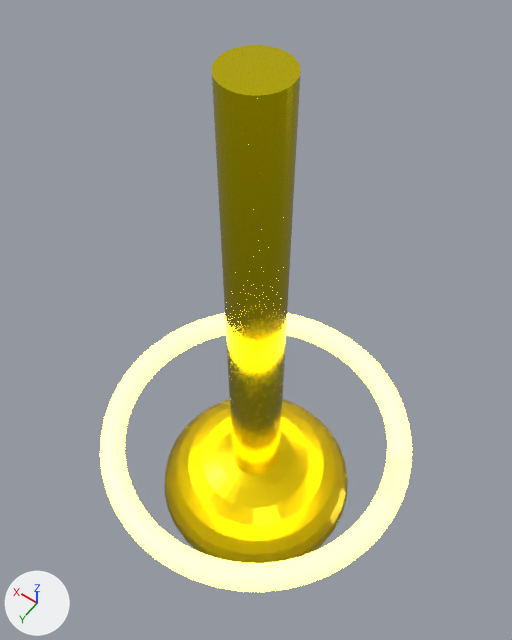
One commit to the glTF model Assets/Models/GoldenPlunger.glb: the scene before it, then after it.
Before and after are seen from a camera (50 mm lens) standing at (19.503, 0.696, 1.146) and looking at (20.043, -0.06, -0.042). Arrows for +X, +Y and +Z are at lower left; the lights stay in place. Where no turn or scale is listed for an object, it has been applied to the vertices.

In view in the first picture: 'Plunger_Cup', 'Plunger_GlowRing', 'Plunger_Handle'.
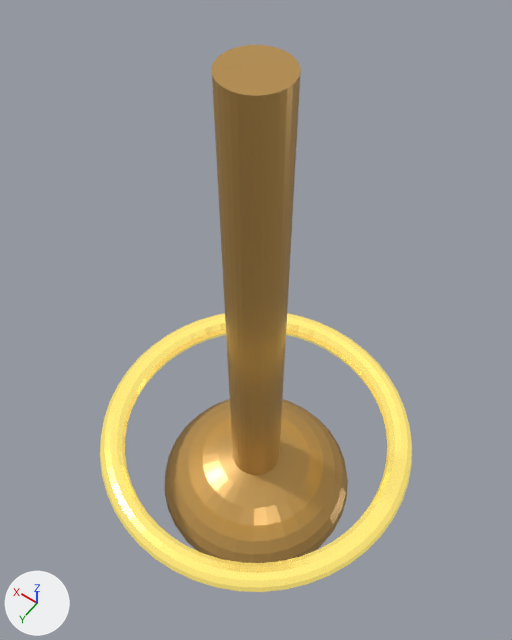
The newer file is also turned or shifted as a whole; pictures and numbers use the older file's frame.

Edits to the bpy script that builds the scene:
```text
Change mat_goldshiny:
    mat_goldshiny.base_color: (1.0, 0.84, 0.0) -> (0.6, 0.35, 0.1)  # yellow #ffec00 -> orange #cba059
    mat_goldshiny.metallic: 1.0 -> 0.4
    mat_goldshiny.roughness: 0.15 -> 0.3
Change mat_goldrubber:
    mat_goldrubber.base_color: (0.85, 0.65, 0.0) -> (0.6, 0.35, 0.1)  # yellow #edd300 -> orange #cba059
    mat_goldrubber.metallic: 0.8 -> 0.4
Change mat_goldglow:
    mat_goldglow.emission_color: (1.0, 0.85, 0.1) -> (0.5, 0.4, 0.1)  # yellow #ffed59 -> yellow #bcaa59
    mat_goldglow.emission_strength: 5.0 -> 1.0
    mat_goldglow.metallic: 0.0 -> 0.8
```

Location of each change, [x1, y1, x2, y2] in pixels of the pictures (512 x 640 px):
'Plunger_Handle', recoloured, surface changed: [212, 45, 301, 475] in both
'Plunger_Cup', recoloured, surface changed (yellow to orange): [165, 399, 348, 563] in both
'Plunger_GlowRing', surface changed, recoloured: [100, 313, 412, 592] in both
